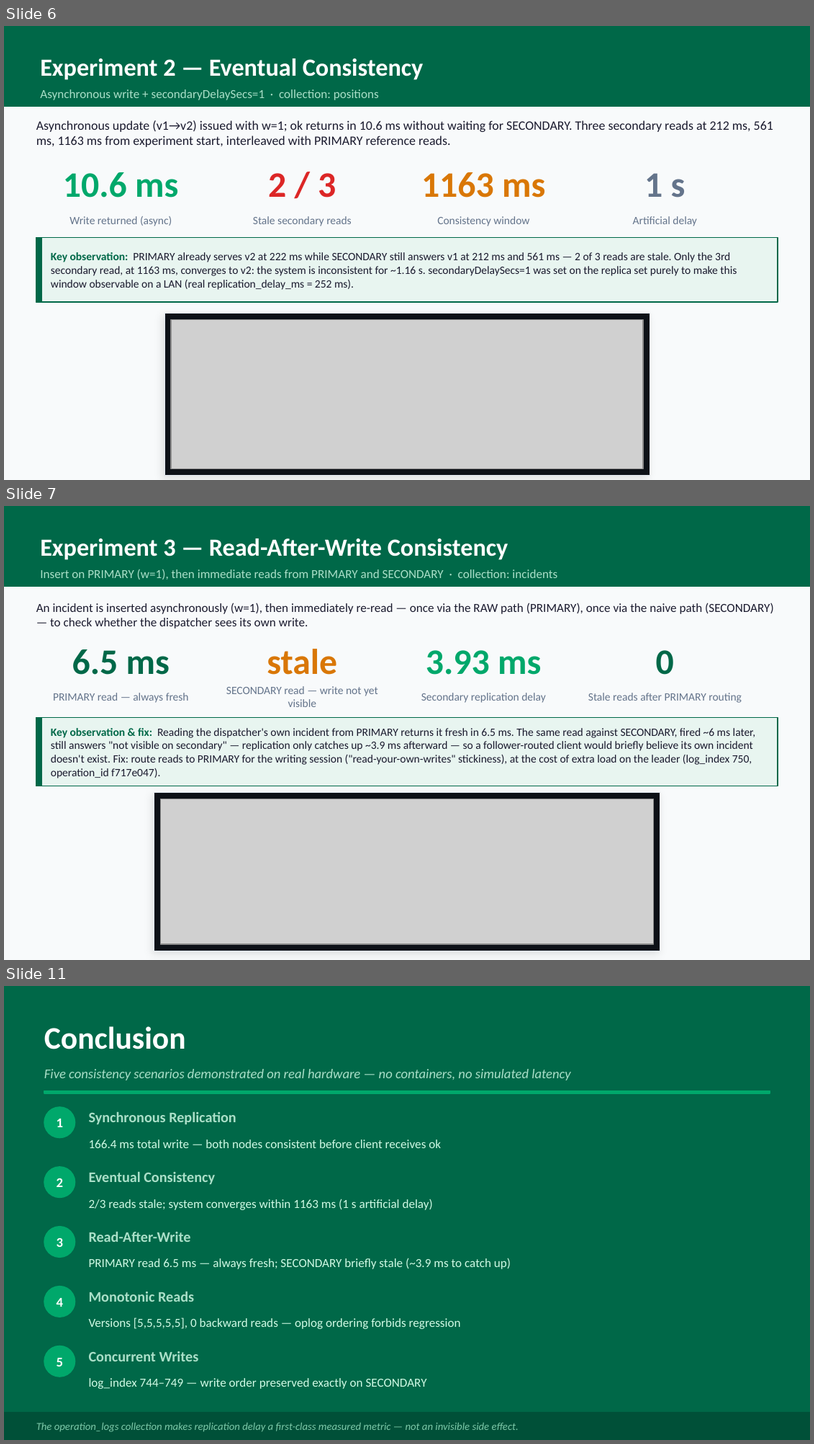
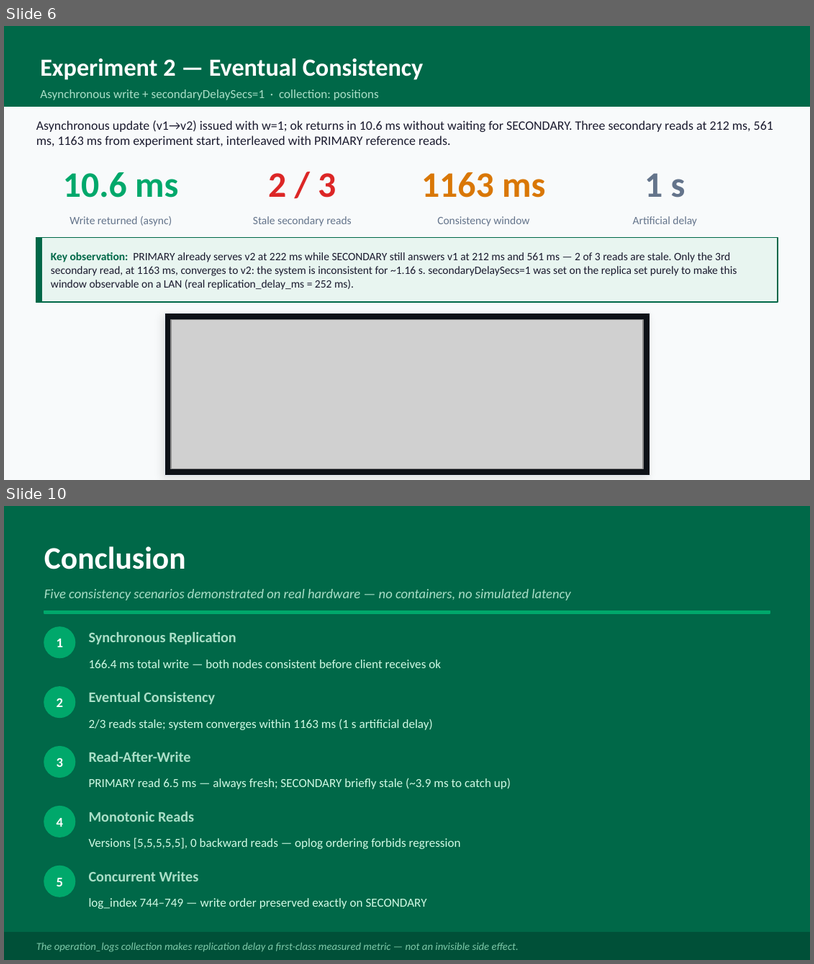
Before and after one commit to mertkarahan955/ceng465_project, a slide deck: presentation/report_presentation.pptx. Shown one above the other, each under a label of ours: slides 6, 7 and 11 before the commit, slides 6 and 10 after it; the slides between them are not shown. The pictures are 814x1444 and 814x964 pixels, drawn with LibreOffice and Linux fonts; fonts in the diff are those of the drawing; grey boxes stand for pictures. Boxes give left, top, right and bottom in pixels: in the first picture for what was removed or moved away, otherwise in the second. Text is boxed around its words. In the diff, an @@ line names an element or a change of style, - is before the commit and + after.

Commit message:
monotonic reads, raw, concurrency write

```diff
--- a/presentation/report_presentation.pptx
+++ b/presentation/report_presentation.pptx
@@ slide 7 removed at box(4, 506, 810, 960), background #F8FAFB @@
@@ rectangle removed at box(4, 506, 810, 587) @@
@@ text removed at box(40, 538, 508, 560) @@
-Experiment 3 — Read-After-Write Consistency
@@ text removed at box(40, 569, 558, 579) @@
-Insert on PRIMARY (w=1), then immediate reads from PRIMARY and SECONDARY · collection: incidents
@@ text removed at box(36, 602, 774, 628) @@
-An incident is inserted asynchronously (w=1), then immediately re-read — once via the RAW path (PRIMARY), once via the naive path (SECONDARY) — to check whether the dispatcher sees its own write.
@@ text removed at box(72, 649, 170, 674) @@
-6.5 ms
@@ text removed at box(267, 649, 337, 674) @@
-stale
@@ text removed at box(426, 650, 541, 674) @@
-3.93 ms
@@ text removed at box(656, 650, 674, 674) @@
-0
@@ text removed at box(53, 692, 189, 703) @@
-PRIMARY read — always fresh
@@ text removed at box(226, 686, 378, 707) @@
-SECONDARY read — write not yet visible
@@ text removed at box(422, 692, 546, 703) @@
-Secondary replication delay
@@ text removed at box(589, 692, 742, 703) @@
-Stale reads after PRIMARY routing
@@ rectangle removed at box(36, 717, 778, 786) @@
@@ rectangle removed at box(36, 717, 42, 786) @@
@@ text removed at box(51, 728, 756, 778) @@
-Key observation & fix: Reading the dispatcher's own incident from PRIMARY returns it fresh in 6.5 ms. The same read against SECONDARY, fired ~6 ms later, still answers "not visible on secondary" — replication only catches up ~3.9 ms afterward — so a follower-routed client would briefly believe its own incident doesn't exist. Fix: route reads to PRIMARY for the writing session ("read-your-own-writes" stickiness), at the cost of extra load on the leader (log_index 750, operation_id f717e047).
@@ rectangle removed at box(154, 793, 661, 950) @@
@@ picture removed at box(160, 799, 654, 944) @@
@@ what was slide 11 is now slide 10 @@
```
Also in this commit, not shown: 1 slide changed, 3 slides added, 3 other slides removed, 9 other files.
